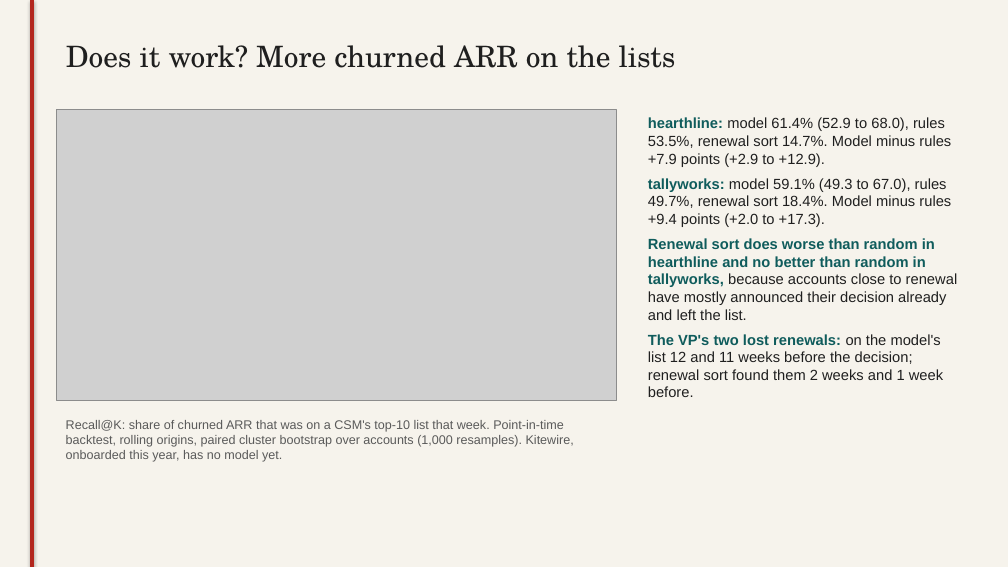
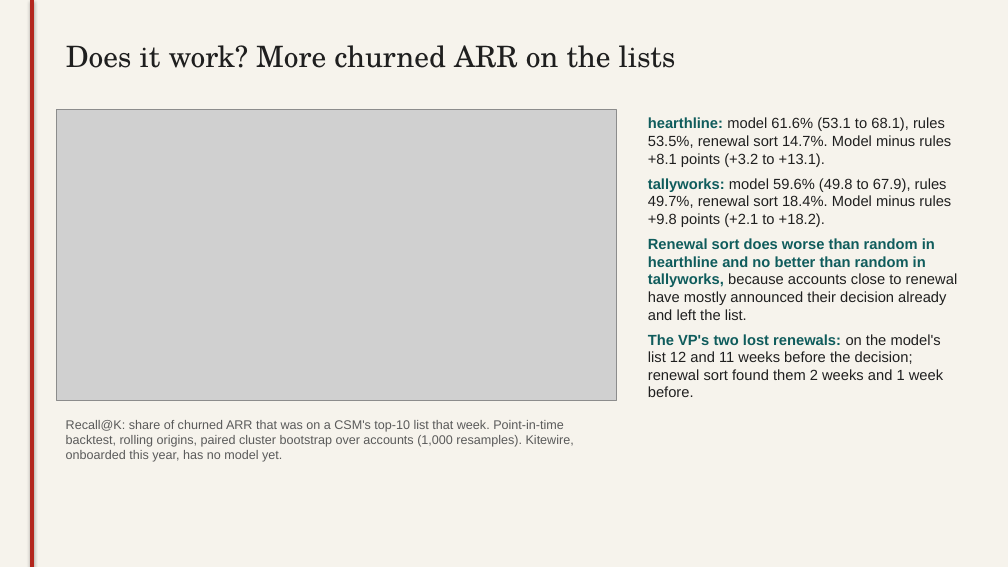
Before and after one commit to nakshatra-nahar/csm-radar, a slide deck: slide 6 of docs/deck/radar.pptx. Drawn at 1008x567 pixels with LibreOffice and Linux fonts; fonts in the diff are those of the drawing; grey boxes stand for pictures. Boxes give left, top, right and bottom in pixels: in the first picture for what was removed or moved away, otherwise in the second. Text is boxed around its words. In the diff, an @@ line names an element or a change of style, - is before the commit and + after.

Commit message:
docs: regenerate model cards, eval JSON, chart and deck after the eval fixes
Lead time counts flags inside the 90-day window; the backtest scores the deployed
model on settled labels. README, decisions, measurements and the deck
quote the new figures. The deck gives the measured book size (about 110).

```diff
--- a/docs/deck/radar.pptx
+++ b/docs/deck/radar.pptx
@@ text at <box>648,117,951,227</box>: text changed @@
-hearthline: model 61.4% (52.9 to 68.0), rules 53.5%, renewal sort 14.7%. Model minus rules +7.9 points (+2.9 to +12.9).
-tallyworks: model 59.1% (49.3 to 67.0), rules 49.7%, renewal sort 18.4%. Model minus rules +9.4 points (+2.0 to +17.3).
+hearthline: model 61.6% (53.1 to 68.1), rules 53.5%, renewal sort 14.7%. Model minus rules +8.1 points (+3.2 to +13.1).
+tallyworks: model 59.6% (49.8 to 67.9), rules 49.7%, renewal sort 18.4%. Model minus rules +9.8 points (+2.1 to +18.2).
```
Also in this commit, not shown: 2 other slides changed, 10 other files.
